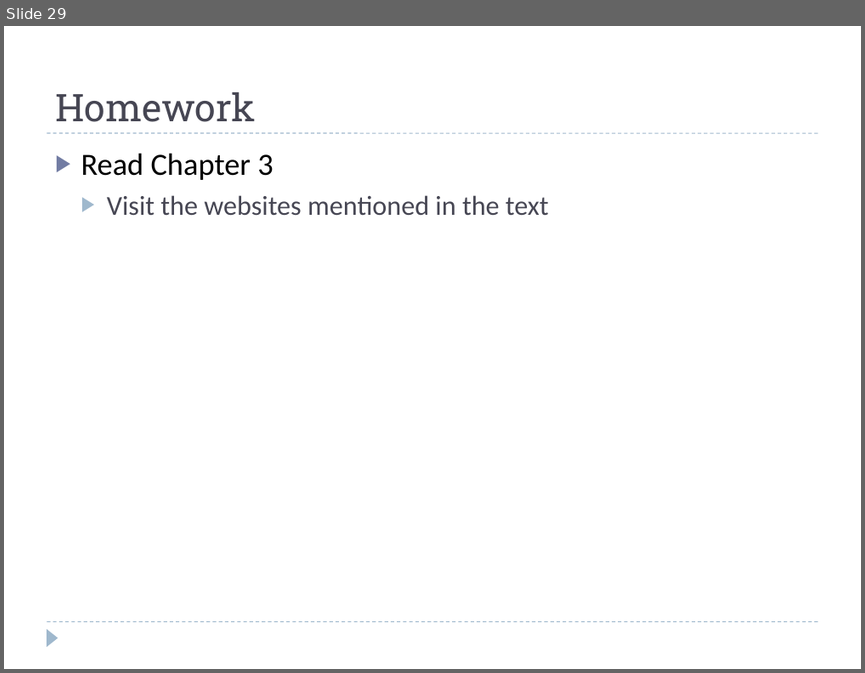
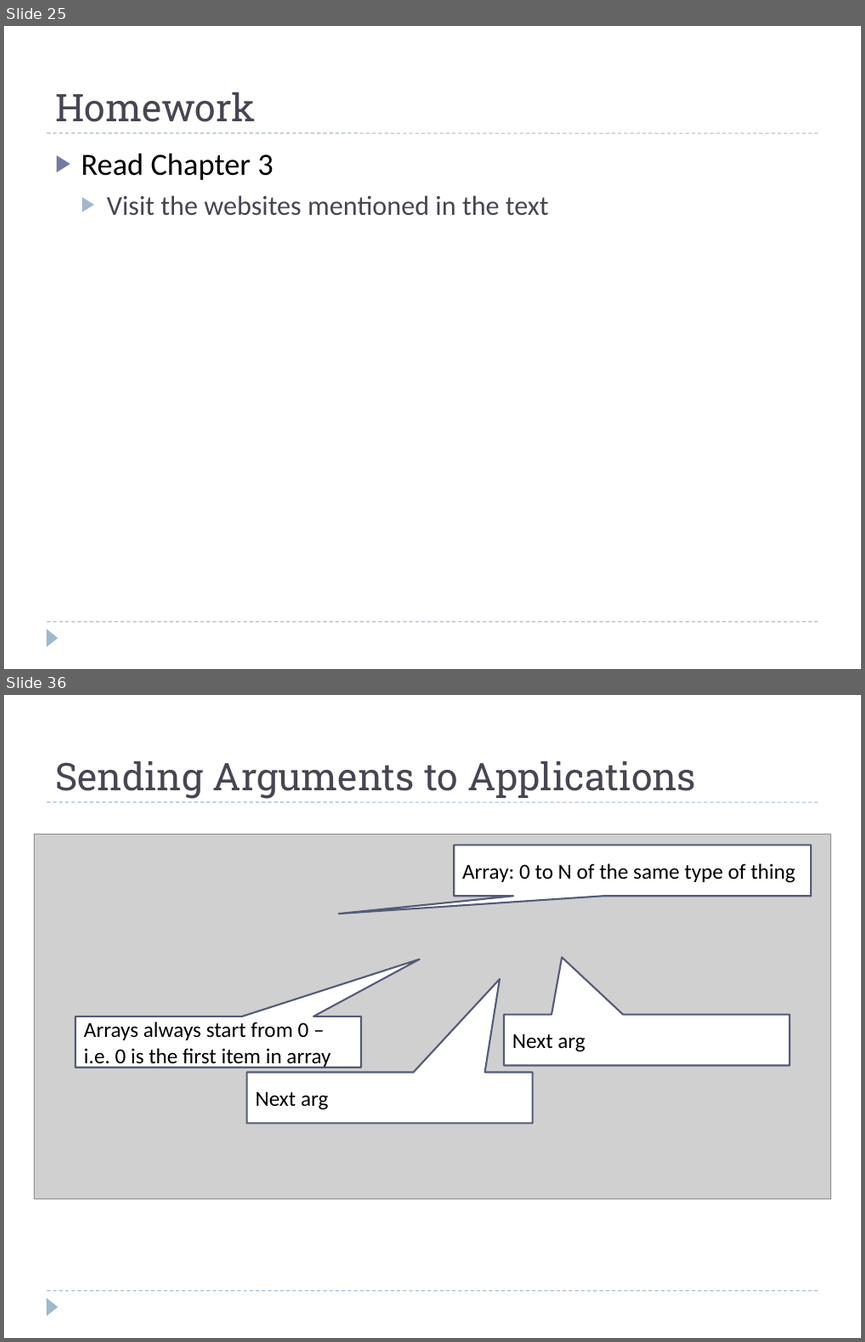
Before and after one commit to fujiboy/JavaClass_2013_Summer, a slide deck: Introduction to Java Programming.pptx. Shown one above the other, each under a label of ours: slide 29 before the commit, slides 25 and 36 after it; the slides between them are not shown. The pictures are 865x673 and 865x1342 pixels, drawn with LibreOffice and Linux fonts; fonts in the diff are those of the drawing; grey boxes stand for pictures; background and template pictures are left out. Boxes give left, top, right and bottom in pixels: in the first picture for what was removed or moved away, otherwise in the second. Text is boxed around its words. In the diff, an @@ line names an element or a change of style, - is before the commit and + after.

```diff
--- a/Introduction to Java Programming.pptx
+++ b/Introduction to Java Programming.pptx
@@ slide 36 added at [4, 695, 861, 1338], background #FFFFFF; not listed: 3 template elements that a slide beside it also shows @@
@@ title added at [55, 761, 696, 799], 32 pt, text #464653 @@
+Sending Arguments to Applications
@@ picture added at [34, 834, 830, 1198] @@
@@ speech box added at [454, 845, 812, 896], fill #FFFFFF, outline #545C79 1.5 pt, 18 pt, text #000000 @@
+Array: 0 to N of the same type of thing
@@ speech box added at [75, 1016, 360, 1066], fill #FFFFFF, outline #545C79 1.5 pt, 18 pt, text #000000 @@
+Arrays always start from 0 – i.e. 0 is the first item in array
@@ speech box added at [504, 1015, 789, 1065], fill #FFFFFF, outline #545C79 1.5 pt, 18 pt, text #000000 @@
+Next arg
@@ speech box added at [246, 1072, 532, 1123], fill #FFFFFF, outline #545C79 1.5 pt, 18 pt, text #000000 @@
+Next arg
@@ what was slide 29 is now slide 25 @@
```
Also in this commit, not shown: 1 slide changed, 14 other slides added, 3 slides removed, 3 other files.
